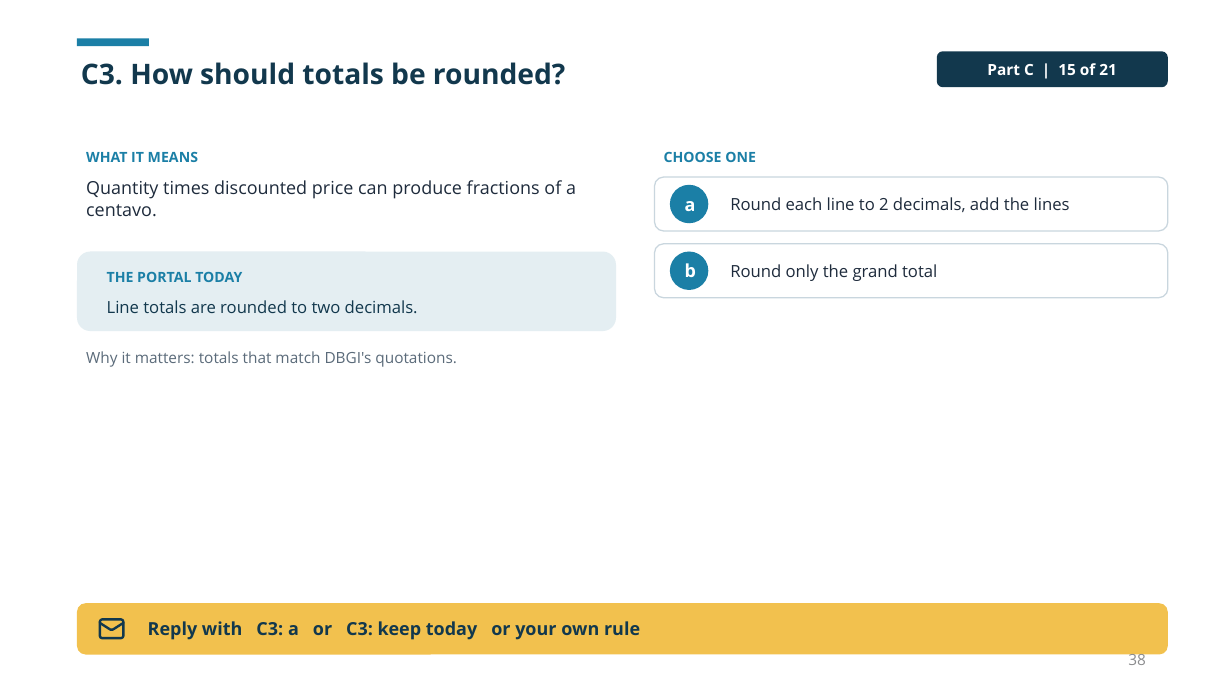
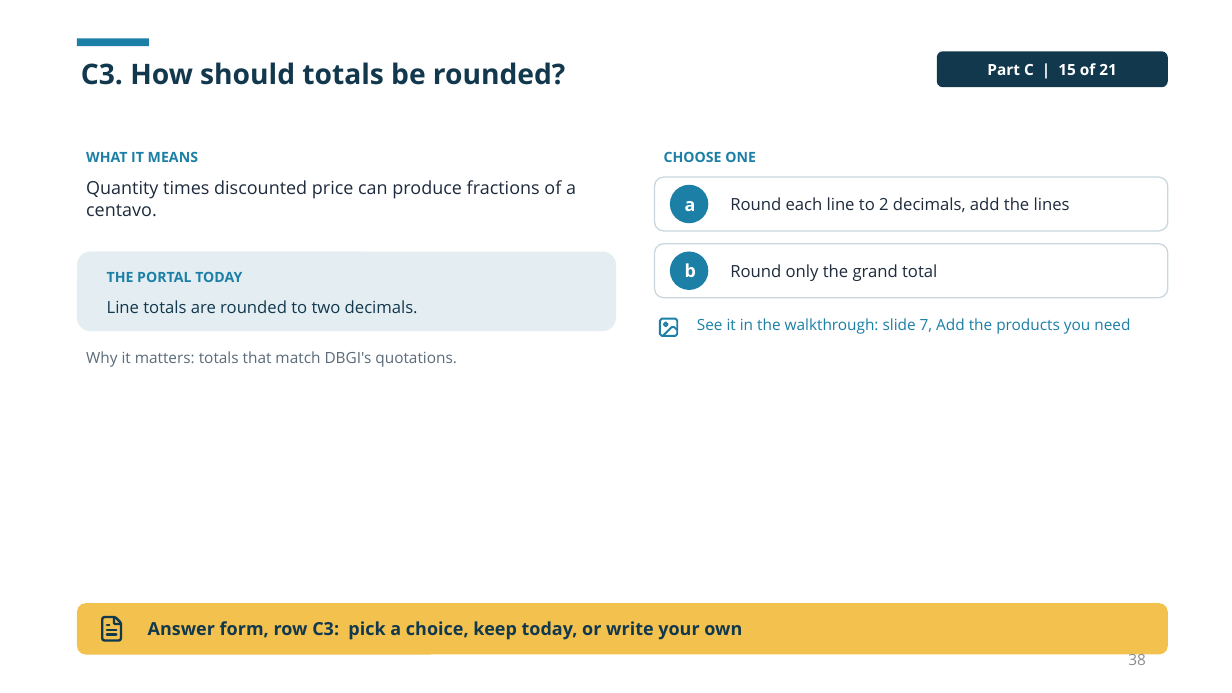
Before and after one commit to dbsuarez/dbgi-deal-registration-portal, a slide deck: slide 38 of docs/guides/Portal User Guide/Using the DBGI Portal.pptx. Drawn at 1232x693 pixels with LibreOffice and Linux fonts; fonts in the diff are those of the drawing. Boxes give left, top, right and bottom in pixels: in the first picture for what was removed or moved away, otherwise in the second. Text is boxed around its words. In the diff, an @@ line names an element or a change of style, - is before the commit and + after.

```diff
--- a/docs/guides/Portal User Guide/Using the DBGI Portal.pptx
+++ b/docs/guides/Portal User Guide/Using the DBGI Portal.pptx
@@ freeform shape added at bbox=[657, 316, 680, 339], outline #1B7FA6 1.5 pt @@
@@ text added at bbox=[697, 318, 1130, 334], 12 pt, text #1B7FA6 @@
+See it in the walkthrough: slide 7, Add the products you need
@@ freeform shape at bbox=[98, 615, 127, 643]: outline redrawn @@
@@ text at bbox=[148, 621, 742, 640]: text changed @@
-Reply with C3: a or C3: keep today or your own rule
+Answer form, row C3: pick a choice, keep today, or write your own
```
Also in this commit, not shown: 21 other slides changed, 4 other files.
